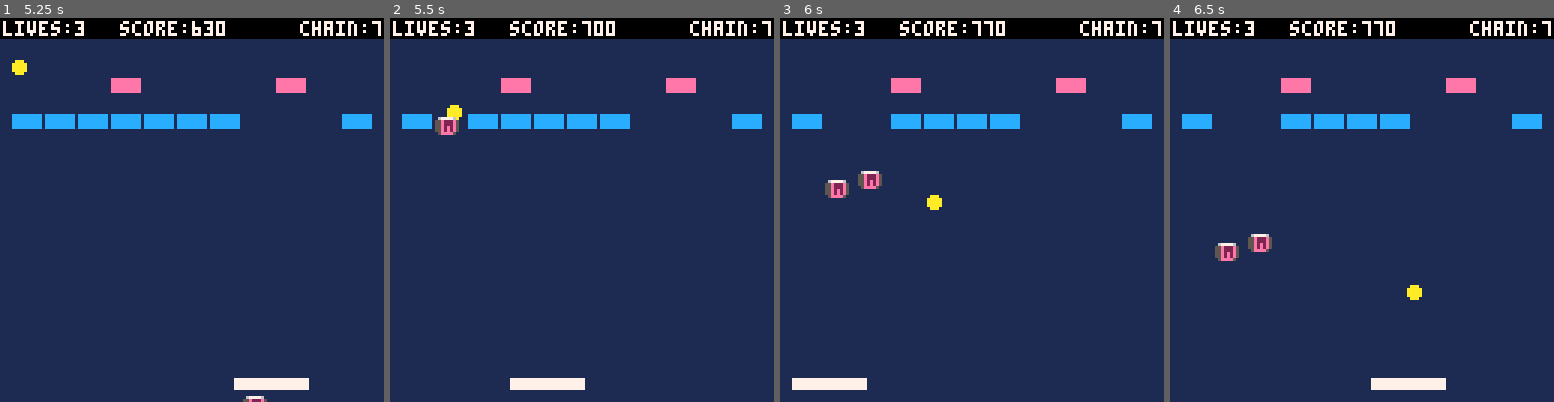
Above: before the commit, frames 1-4 (left to right).
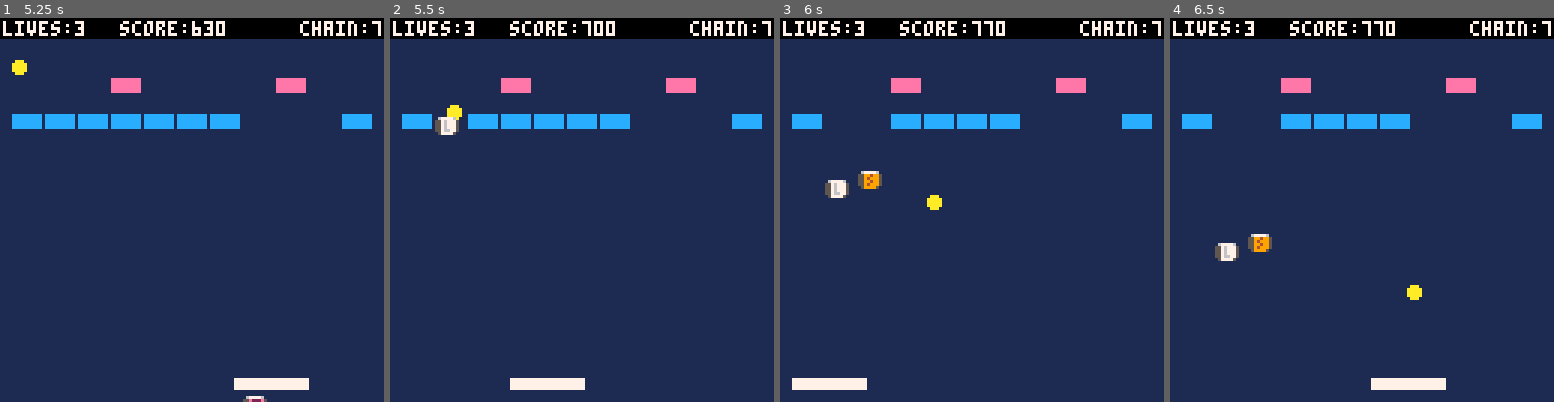
Above: after the commit, the same moments.

Repository: steka/lazydevs-pico8-breakout-hero
Game: PICO-8 cartridge hero1.p8
Same seed, same stepped clock (60 frames per second), same inputs: the game is played once before the commit and once after it.
Inputs:
- Up to frame 1 (5.25 s): tap O (Z key) at 0.7, 1.7, 2.1, 2.5, 2.9, 3.3, 3.7, 4.1, 4.5, 4.9 s; hold Right 1.6-2.1 s; hold Right 2.47-3.03 s; hold Left 3.08-3.58 s; hold Right 4.02-4.68 s; hold Left from 5.08 s (still down)
- Up to frame 2 (5.5 s): keep holding Left; tap O (Z key) at 5.3 s
- Up to frame 3 (6 s): release Left at 5.68 s; tap O (Z key) at 5.7 s
- Up to frame 4 (6.5 s): hold Right from 6.08 s (still down); tap O (Z key) at 6.1 s

Frame 1 is identical in both runs. In frame 2, 0.1% of the frame differs, in the area x 13-18%, y 26-31%; in frame 3, 0.3%, in the area x 13-26%, y 40-47%; in frame 4, 0.3%.

Commit message:
Breakout #27 - Using Objects
https://www.youtube.com/watch?v=g78ifsKDuUQ

Diff:
--- a/hero1.p8
+++ b/hero1.p8
@@ -102,10 +102,7 @@
 
 function buildbricks(lvl)
  local i,j,o,chr,last
- brick_x={}
- brick_y={}
- brick_v={}
- brick_t={}
+ bricks={}
 
  j=0
  -- b = normal brick
@@ -148,24 +145,25 @@
 end
 
 function resetpills()
- pill_x={}
- pill_y={}
- pill_v={}
- pill_t={}
+ pill={}
 end
 
 function addbrick(_i,_t)
- add(brick_x,4+((_i-1)%11)*(brick_w+2))
- add(brick_y,20+flr((_i-1)/11)*(brick_h+2))
- add(brick_v,true)
- add(brick_t,_t)
+ local _b
+ _b = {}
+ _b.x=4+((_i-1)%11)*(brick_w+2)
+ _b.y=20+flr((_i-1)/11)*(brick_h+2)
+ _b.v=true
+ _b.t=_t
+
+ add(bricks,_b)
 end
 
 function levelfinished()
- if #brick_v == 0 then return true end
-
- for i=1,#brick_v do
-  if brick_v[i] == true and brick_t[i] != "i" then
+ if #bricks == 0 then return true end
+
+ for i=1,#bricks do
+  if bricks[i].v == true and bricks[i].t != "i" then
    return false
   end
  end
@@ -354,14 +352,14 @@
   end
 
   brickhit=false
-  for i=1,#brick_x do
+  for i=1,#bricks do
    -- check if ball hit brick
-   if brick_v[i] and ball_box(nextx,nexty,brick_x[i],brick_y[i],brick_w,brick_h) then
+   if bricks[i].v and ball_box(nextx,nexty,bricks[i].x,bricks[i].y,brick_w,brick_h) then
     -- deal with collision
     if not(brickhit) then
-     if (powerup == 6 and brick_t[i]=="i")
+     if (powerup == 6 and bricks[i].t=="i")
      or powerup != 6 then
-      if deflx_ball_box(ball_x,ball_y,ball_dx,ball_dy,brick_x[i],brick_y[i],brick_w,brick_h) then
+      if deflx_ball_box(ball_x,ball_y,ball_dx,ball_dy,bricks[i].x,bricks[i].y,brick_w,brick_h) then
        ball_dx = -ball_dx
       else
        ball_dy = -ball_dy
@@ -390,17 +388,18 @@
 
  -- move pills
  -- check collision for pills
- for i=1,#pill_x do
-  if pill_v[i] then
-   pill_y[i]+=0.7
-   if pill_y[i] > 128 then
-    pill_v[i]=false
-   end
-   if box_box(pill_x[i],pill_y[i],8,6,pad_x,pad_y,pad_w,pad_h) then
-    powerupget(pill_t[i])
-    pill_v[i]=false
-    sfx(11)
-   end
+ for i=#pill,1,-1 do
+  pill[i].y+=0.7
+  if pill[i].y > 128 then
+   -- remove pill
+   del(pill,pill[i])
+   i-=1
+  elseif box_box(pill[i].x,pill[i].y,8,6,pad_x,pad_y,pad_w,pad_h) then
+   powerupget(pill[i].t)
+   -- remove pill
+   del(pill,pill[i])
+   i-=1
+   sfx(11)
   end
  end
 
@@ -455,20 +454,20 @@
 end
 
 function hitbrick(_i,_combo)
- if brick_t[_i]=="b" then
+ if bricks[_i].t=="b" then
   sfx(2+chain)
-  brick_v[_i]=false
+  bricks[_i].v=false
   if _combo then
    points+=10*chain*pointsmult
    chain+=1
    chain=mid(1,chain,7)
   end
- elseif brick_t[_i]=="i" then
+ elseif bricks[_i].t=="i" then
   sfx(10)
- elseif brick_t[_i]=="h" then
+ elseif bricks[_i].t=="h" then
   if powerup==6 then
    sfx(2+chain)
-   brick_v[_i]=false
+   bricks[_i].v=false
    if _combo then
     points+=10*chain*pointsmult
     chain+=1
@@ -476,20 +475,20 @@
    end
   else
    sfx(10)
-   brick_t[_i]="b"
-  end
- elseif brick_t[_i]=="p" then
+   bricks[_i].t="b"
+  end
+ elseif bricks[_i].t=="p" then
   sfx(2+chain)
-  brick_v[_i]=false
+  bricks[_i].v=false
   if _combo then
    points+=10*chain*pointsmult
    chain+=1
    chain=mid(1,chain,7)
   end
-  spawnpill(brick_x[_i],brick_y[_i])
- elseif brick_t[_i]=="s" then
+  spawnpill(bricks[_i].x,bricks[_i].y)
+ elseif bricks[_i].t=="s" then
   sfx(2+chain)
-  brick_t[_i]="zz"
+  bricks[_i].t="zz"
   if _combo then
    points+=10*chain*pointsmult
    chain+=1
@@ -500,47 +499,45 @@
 
 function spawnpill(_x,_y)
  local _t
+ local _pill
 
  _t = flr(rnd(7))+1
- _t = 6
- add(pill_x,_x)
- add(pill_y,_y)
- add(pill_v,true)
- add(pill_t,_t)
-
- --pill_x[#pill_x+1]=_x
- --pill_y[#pill_x]=_y
- --pill_v[#pill_x]=true
- --pill_t[#pill_x]=_t
+ --_t = 6
+
+ _pill={}
+ _pill.x = _x
+ _pill.y = _y
+ _pill.t = _t
+ add(pill,_pill)
 end
 
 function checkexplosions()
- for i=1,#brick_x do
-  if brick_t[i] == "zz" then
-   brick_t[i]="z"
-  end
- end
-
- for i=1,#brick_x do
-  if brick_t[i] == "z" then
+ for i=1,#bricks do
+  if bricks[i].t == "zz" then
+   bricks[i].t="z"
+  end
+ end
+
+ for i=1,#bricks do
+  if bricks[i].t == "z" then
    explodebrick(i)
   end
  end
 
- for i=1,#brick_x do
-  if brick_t[i] == "zz" then
-   brick_t[i]="z"
+ for i=1,#bricks do
+  if bricks[i].t == "zz" then
+   bricks[i].t="z"
   end
  end
 end
 
 function explodebrick(_i)
- brick_v[_i]=false
- for j=1,#brick_x do
+ bricks[_i].v=false
+ for j=1,#bricks do
   if j!=_i
-  and brick_v[j]
-  and abs(brick_x[j]-brick_x[_i]) <= (brick_w+2)
-  and abs(brick_y[j]-brick_y[_i]) <= (brick_h+2)
+  and bricks[j].v
+  and abs(bricks[j].x-bricks[_i].x) <= (brick_w+2)
+  and abs(bricks[j].y-bricks[_i].y) <= (brick_h+2)
   then
    hitbrick(j,false)
   end
@@ -591,34 +588,32 @@
  rectfill(pad_x,pad_y,pad_x+pad_w,pad_y+pad_h,pad_c)
 
  --draw bricks
- for i=1,#brick_x do
-  if brick_v[i] then
-   if brick_t[i] == "b" then
+ for i=1,#bricks do
+  if bricks[i].v then
+   if bricks[i].t == "b" then
     brickcol = 14
-   elseif brick_t[i] == "i" then
+   elseif bricks[i].t == "i" then
     brickcol = 6
-   elseif brick_t[i] == "h" then
+   elseif bricks[i].t == "h" then
     brickcol = 15
-   elseif brick_t[i] == "s" then
+   elseif bricks[i].t == "s" then
     brickcol = 9
-   elseif brick_t[i] == "p" then
+   elseif bricks[i].t == "p" then
     brickcol = 12
-   elseif brick_t[i] == "z" or brick_t[i] == "zz" then
+   elseif bricks[i].t == "z" or bricks[i].t == "zz" then
     brickcol = 8
    end
-   rectfill(brick_x[i],brick_y[i],brick_x[i]+brick_w,brick_y[i]+brick_h,brickcol)
-  end
- end
-
- for i=1,#pill_x do
-  if pill_v[i] then
-   if pill_t[i]==5 then
-    palt(0,false)
-    palt(15,true)
-   end
-   spr(pill_t[i],pill_x[i],pill_y[i])
-   palt()
-  end
+   rectfill(bricks[i].x,bricks[i].y,bricks[i].x+brick_w,bricks[i].y+brick_h,brickcol)
+  end
+ end
+
+ for i=1,#pill do
+  if pill[i].t==5 then
+   palt(0,false)
+   palt(15,true)
+  end
+  spr(pill[i].t,pill[i].x,pill[i].y)
+  palt()
  end
 
  rectfill(0,0,128,6,0)
